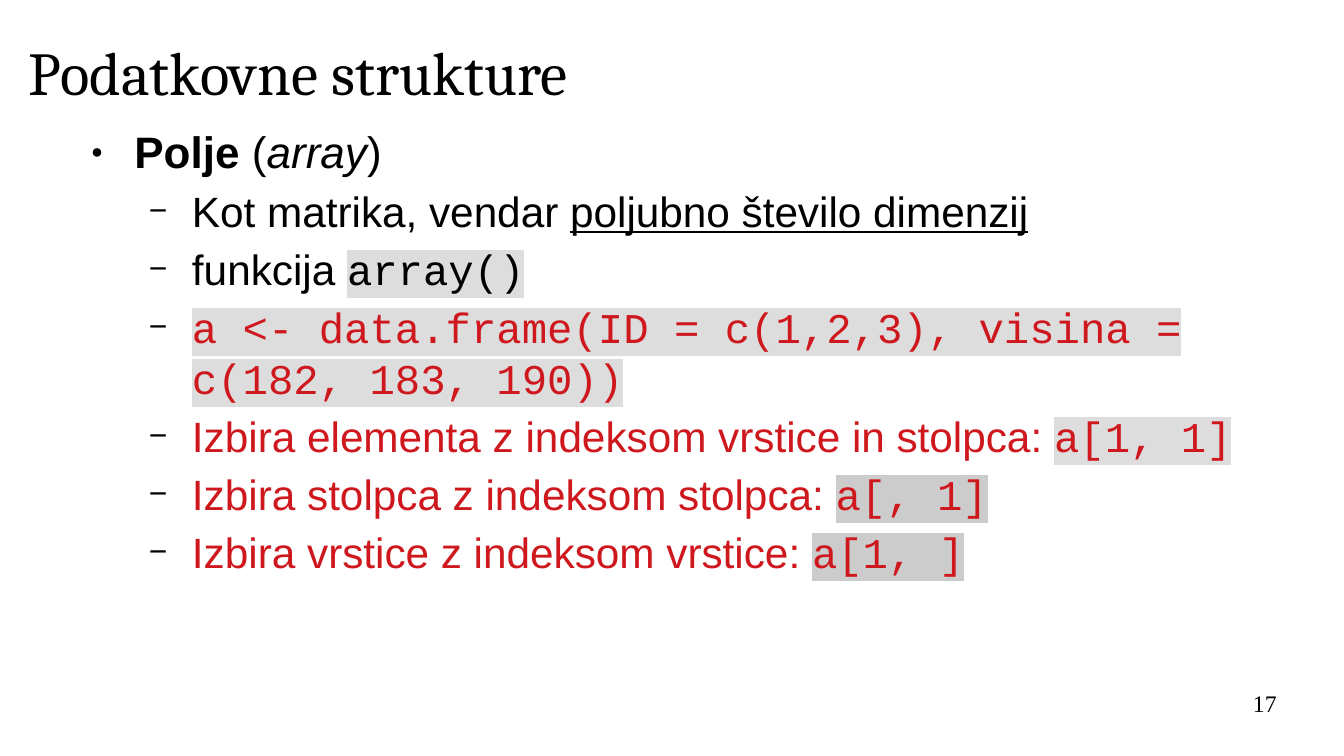
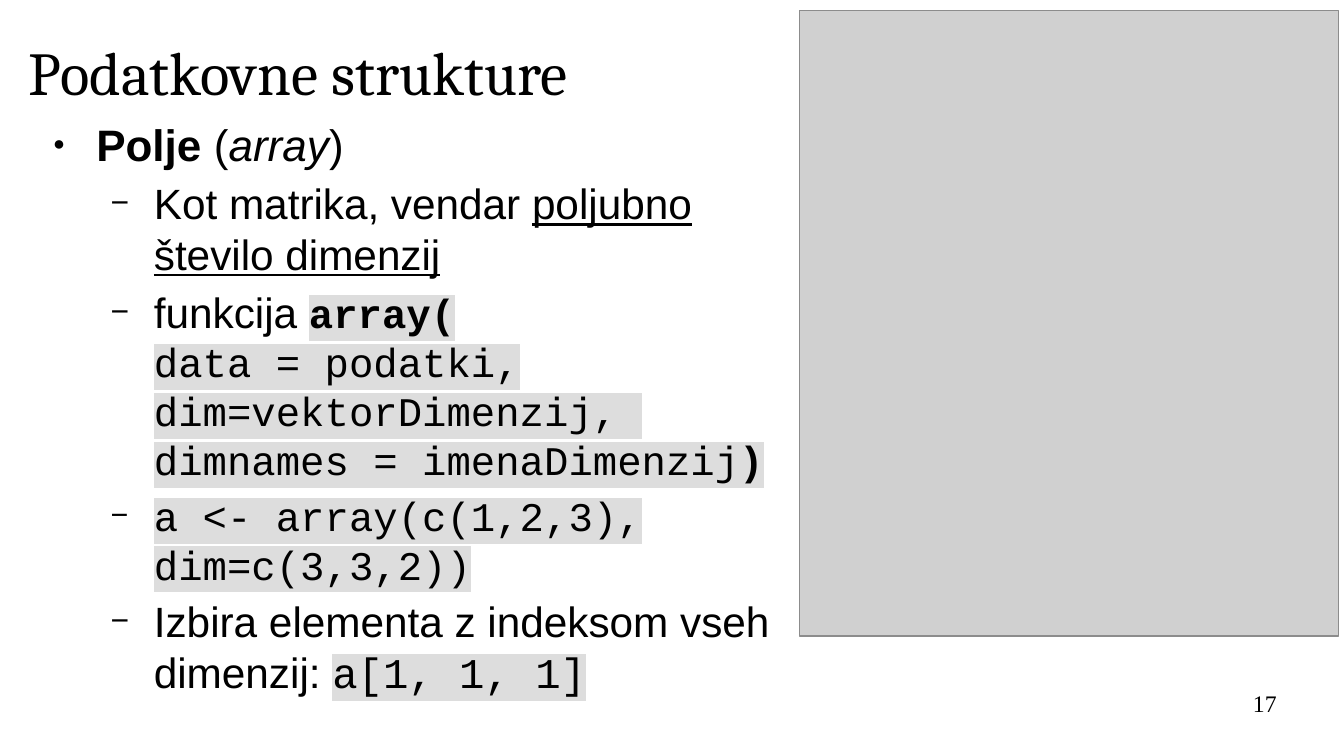
Before and after one commit to janaobsteter/R_tecaj, a slide deck: slide 17 of IT_Rtecaj.odp. Drawn at 1344x756 pixels with LibreOffice and Linux fonts; fonts in the diff are those of the drawing; grey boxes stand for pictures; background and template pictures are left out. Boxes give left, top, right and bottom in pixels: in the first picture for what was removed or moved away, otherwise in the second. Text is boxed around its words. In the diff, an @@ line names an element or a change of style, - is before the commit and + after.

```diff
--- a/IT_Rtecaj.odp
+++ b/IT_Rtecaj.odp
@@ picture added at (800, 11, 1339, 637) @@
@@ text "Polje (array)": place and size @@
-text "Polje (array)" at (134, 136, 1232, 577)
+text "Polje (array)" at (96, 129, 769, 697)
@@ text at (154, 297, 769, 697): text changed; size 25 to 24 pt; font Arial to Courier New; text colour #CE181E to #000000 @@
-  − funkcija array()
-  − a <- data.frame(ID = c(1,2,3), visina = c(182, 183, 190))
-  − Izbira elementa z indeksom vrstice in stolpca: a[1, 1]
-  − Izbira stolpca z indeksom stolpca: a[, 1]
-  − Izbira vrstice z indeksom vrstice: a[1, ]
+  − funkcija array(
+    data = podatki, dim=vektorDimenzij,
+    dimnames = imenaDimenzij)
+  − a <- array(c(1,2,3), dim=c(3,3,2))
+  − Izbira elementa z indeksom vseh dimenzij: a[1, 1, 1]
```
Also in this commit, not shown: 14 other slides changed, 1 slide added, 5 other files.
